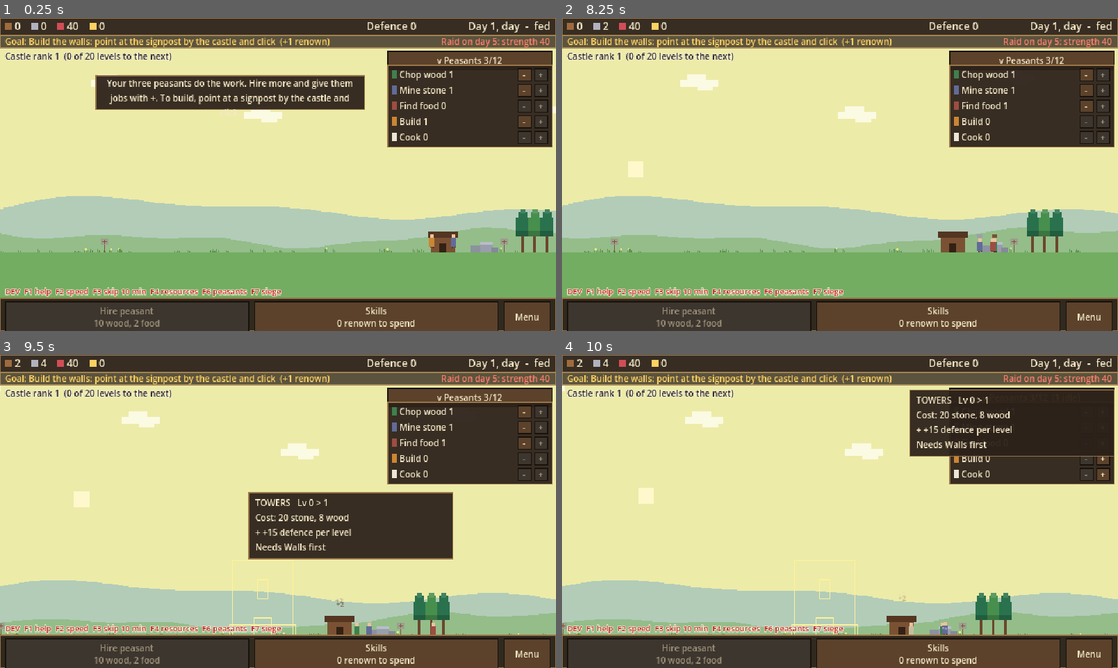
Above: before the commit, frames 1-4 (two rows, left to right).
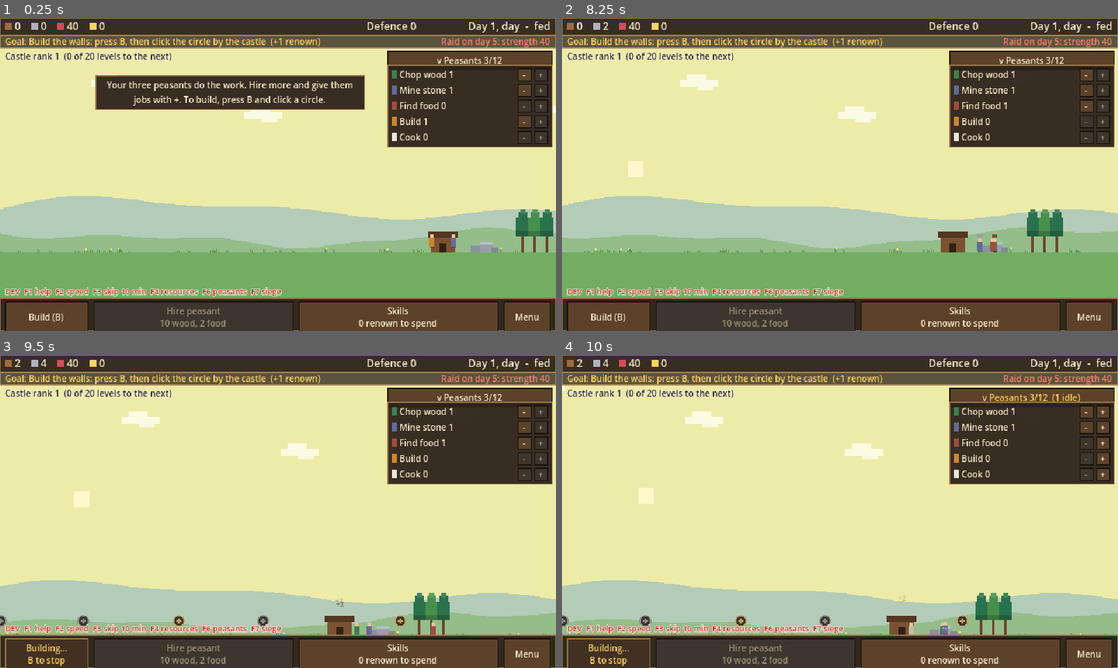
Above: after the commit, the same moments.

Repository: henrikmoepe-del/basebygger
Game: Godot game, scene res://scenes/main.tscn
Same seed, same stepped clock (60 frames per second), same inputs: the game is played once before the commit and once after it.
Inputs (mouse positions are in pixels of both pictures, inside the frame that each line leads up to):
- Up to frame 1 (0.25 s): no input
- Up to frame 2 (8.25 s): click (606, 318) at 0.5 s, where only the run after the commit has a clickable "Build (B)"; click (606, 318) at 1.25 s, where only the run after the commit has a clickable "Building... B to stop"; click "v Peasants 3/12" at 2 s; click "> Peasants 3/12" at 2.75 s; click "-" at 3.5 s; click "+" at 4.25 s; click "-" at 5 s; click "+" at 5.75 s; click "-" at 6.5 s; click "+" at 7.25 s; tap B at 8, 8.1 s; move the mouse to (962, 158) at 8.02 s; hold Right (ui_right) from 8.03 s (still down); click (962, 158) at 8.17 s
- Up to frame 3 (9.5 s): release Right (ui_right) at 8.75 s; tap B at 8.75 s; drag from (166, 527) to (250, 574) at 8.77 s
- Up to frame 4 (10 s): click "-" at 9.5 s

The runs differ from the first frame. In frame 1, 4.7% of the frame differs, in the area x 1-92%, y 6-100%; in frame 2, 3.4%; in frame 3, 11%, in the area x 0-82%, y 6-100%; in frame 4, 6.5%.

Commit message:
Add build mode: B shows circles, pointing at one shows a round preview
Co-Authored-By: Claude Opus 5.5 <noreply@anthropic.com>

Diff:
--- a/scenes/main.tscn
+++ b/scenes/main.tscn
@@ -259,7 +259,7 @@
 unique_name_in_owner = true
 offset_left = 0.0
 offset_top = 0.0
-offset_right = 236.0
+offset_right = 300.0
 offset_bottom = 90.0
 visible = false
 mouse_filter = 2
@@ -267,9 +267,9 @@
 [node name="BuildCardLabel" type="Label" parent="HUD/BuildCard"]
 unique_name_in_owner = true
 layout_mode = 0
-offset_left = 8.0
+offset_left = 84.0
 offset_top = 5.0
-offset_right = 228.0
+offset_right = 292.0
 offset_bottom = 85.0
 mouse_filter = 2
 theme_override_font_sizes/font_size = 10
@@ -289,6 +289,16 @@
 offset_right = 634.0
 offset_bottom = 34.0
 theme_override_constants/separation = 6
+
+[node name="BuildButton" type="Button" parent="HUD/BottomBar/Actions"]
+unique_name_in_owner = true
+custom_minimum_size = Vector2(96, 0)
+layout_mode = 2
+tooltip_text = "Build mode (B): circles show what can be built. Point at one to see it, click to order it."
+focus_mode = 0
+toggle_mode = true
+theme_override_font_sizes/font_size = 10
+text = "Build (B)"
 
 [node name="HireButton" type="Button" parent="HUD/BottomBar/Actions"]
 unique_name_in_owner = true
--- a/scripts/build_hover.gd
+++ b/scripts/build_hover.gd
@@ -1,27 +1,39 @@
 extends Node2D
-## Lets the player build by pointing at the world. Hovering over a castle
-## part or village building (or the spot where one can go) outlines it and
-## tells the HUD, which shows a card with its cost, benefit and drawback.
-## A click orders it. Spots with nothing built yet show a small "+" sign.
+## Build mode. Pressing B (or the Build button) turns it on and off. While it
+## is on, a small circle marks every castle part and village building that
+## can be built or raised. Pointing at a circle tells the HUD, which shows a
+## round preview of the part with its cost, benefit and drawback; a click
+## orders it. Outside build mode nothing in the world can be ordered.
 ##
-## This node sits at the castle's ground-centre point, so the shapes in
+## This node sits at the castle's ground-centre point, so the positions in
 ## CastleData line up with it.
 
 signal hovered_changed(part: String)
+signal mode_changed
 
 const CastleData = preload("res://scripts/castle_data.gd")
-const OUTLINE := Color(1.0, 0.95, 0.60)
-const SIGN := Color(0.96, 0.95, 0.85)
-const SIGN_POST := Color(0.48, 0.32, 0.20)
+const CAN_BUILD := Color(1.0, 0.85, 0.40)
+const CANT_AFFORD := Color(0.75, 0.62, 0.40)
+const BLOCKED := Color(0.55, 0.55, 0.55)
+const SPOT_FILL := Color(0.16, 0.11, 0.08, 0.85)
 ## Moving the mouse further than this between press and release is a drag
 ## (which pans the camera), not a click.
 const CLICK_SLOP := 4.0
-## Outlines and signposts are drawn over the castle and the peasants on it.
+## Circles are drawn over the castle and the peasants on it.
 const OVERLAY_Z := 4
+## The size of a circle on screen, whatever the zoom, and how much it grows
+## when pointed at.
+const SPOT_RADIUS := 6.0
+const HOVER_GROW := 1.5
+## How high above the ground the circles float.
+const SPOT_HEIGHT := 18.0
 
-## The part under the mouse, or "".
+## True while build mode is on.
+var active := false
+## The part whose circle is under the mouse, or "".
 var hovered := ""
 var _press_position := Vector2.ZERO
+var _zoom := 1.0
 
 
 func _ready() -> void:
@@ -30,7 +42,33 @@
 	GameState.resources_changed.connect(queue_redraw)
 
 
+func set_active(on: bool) -> void:
+	active = on
+	_set_hovered("")
+	mode_changed.emit()
+	queue_redraw()
+
+
+func _process(_delta: float) -> void:
+	# The circles keep their size on screen, so they are redrawn when the zoom changes.
+	var camera := get_viewport().get_camera_2d()
+	if active and camera != null and camera.zoom.x != _zoom:
+		_zoom = camera.zoom.x
+		queue_redraw()
+
+
+func _unhandled_key_input(event: InputEvent) -> void:
+	if not event.pressed or event.echo:
+		return
+	if event.keycode == KEY_B:
+		set_active(not active)
+	elif event.keycode == KEY_ESCAPE and active:
+		set_active(false)
+
+
 func _unhandled_input(event: InputEvent) -> void:
+	if not active:
+		return
 	if event is InputEventMouseMotion:
 		_set_hovered(_part_at(make_input_local(event).position))
 	elif event is InputEventMouseButton and event.button_index == MOUSE_BUTTON_LEFT:
@@ -41,40 +79,44 @@
 
 
 func _draw() -> void:
+	if not active:
+		return
 	for part: String in CastleData.PARTS:
-		# A signpost marks every empty spot that could be built on right now.
-		if GameState.part_levels[part] == 0 and GameState.part_block_reason(part) == "":
-			# The sign stands where the builders would work.
-			var foot := Vector2(CastleData.PARTS[part].site_x, 0)
-			draw_rect(Rect2(foot.x, -12, 1, 12), SIGN_POST)
-			draw_rect(Rect2(foot.x - 4, -16, 9, 7), SIGN if GameState.can_afford(GameState.part_cost(part)) else SIGN.darkened(0.35))
-			draw_rect(Rect2(foot.x - 2, -13, 5, 1), SIGN_POST)
-			draw_rect(Rect2(foot.x, -15, 1, 5), SIGN_POST)
-	if hovered != "":
-		for area in zones(hovered):
-			# Outline the main bodies only, not every window and battlement.
-			if CastleData.is_body(area):
-				draw_rect(area, OUTLINE, false, 1.0)
+		if not _has_spot(part):
+			continue
+		var radius := SPOT_RADIUS / _zoom * (HOVER_GROW if part == hovered else 1.0)
+		var color := BLOCKED
+		if GameState.part_block_reason(part) == "":
+			color = CAN_BUILD if GameState.can_afford(GameState.part_cost(part)) else CANT_AFFORD
+		var centre := spot(part)
+		draw_circle(centre, radius, SPOT_FILL)
+		draw_arc(centre, radius, 0.0, TAU, 24, color, 1.5 / _zoom)
+		# A plus sign in the middle.
+		var arm := radius * 0.5
+		draw_line(centre - Vector2(arm, 0), centre + Vector2(arm, 0), color, 1.5 / _zoom)
+		draw_line(centre - Vector2(0, arm), centre + Vector2(0, arm), color, 1.5 / _zoom)
 
 
-## The areas a part takes up, including the room its next level needs.
-## (A part can be in several pieces: the two towers, the row of houses.)
-func zones(part: String) -> Array[Rect2]:
-	var level: int = GameState.part_levels[part]
-	var areas: Array[Rect2] = []
-	for shape: Array in CastleData.shapes(part, level + 1):
-		areas.append(shape[0].grow(3))
-	return areas
+## Where a part's circle floats.
+func spot(part: String) -> Vector2:
+	return Vector2(CastleData.PARTS[part].site_x, -SPOT_HEIGHT)
 
 
-## The part at a point, checking the ones drawn in front first.
+## Parts that can never be raised again have no circle.
+func _has_spot(part: String) -> bool:
+	return GameState.part_block_reason(part) != "Fully built"
+
+
+## The part whose circle is at a point, or "".
 func _part_at(point: Vector2) -> String:
-	for i in range(CastleData.DRAW_ORDER.size() - 1, -1, -1):
-		var part: String = CastleData.DRAW_ORDER[i]
-		for area in zones(part):
-			if area.has_point(point):
-				return part
-	return ""
+	var reach := SPOT_RADIUS * HOVER_GROW / _zoom
+	var found := ""
+	for part: String in CastleData.PARTS:
+		var distance := spot(part).distance_to(point)
+		if _has_spot(part) and distance <= reach:
+			reach = distance
+			found = part
+	return found
 
 
 func _set_hovered(part: String) -> void:
--- a/scripts/castle_data.gd
+++ b/scripts/castle_data.gd
@@ -17,7 +17,7 @@
 ##
 ## "cost" and "work" are for level 1; each further level multiplies them by
 ## COST_GROWTH and WORK_GROWTH. "work" is seconds of hammering for one builder.
-## "site_x" is where the signpost for an unbuilt part stands, and where builders
+## "site_x" is where the part's circle floats in build mode, and where builders
 ## work on parts that need no scaffolding. "scaffold" lists the left and right
 ## edge of each section that gets scaffolding while it is built: builders
 ## climb it and work from the top. "hoist_x" is where the rope hangs that
@@ -64,7 +64,7 @@
 	"walls": {
 		"benefit": "+10 defence per level", "drawback": "",
 		"name": "Walls", "defence": 10, "renown": 1, "cost": {"stone": 12, "wood": 4}, "work": 8.0,
-		"site_x": 0.0, "scaffold": [[-270.0, 270.0]], "hoist_x": 215.0,
+		"site_x": 205.0, "scaffold": [[-270.0, 270.0]], "hoist_x": 215.0,
 	},
 	"towers": {
 		"benefit": "+15 defence per level", "drawback": "",
--- a/scripts/hud.gd
+++ b/scripts/hud.gd
@@ -15,6 +15,11 @@
 const TOAST_TIME := 7.0
 ## How long the reset button waits for the confirming second press.
 const RESET_CONFIRM_TIME := 3.0
+## The round picture of a part on the build card.
+const PREVIEW_RADIUS := 34.0
+const PREVIEW_INSIDE := 44.0
+const PREVIEW_SKY := Color(0.62, 0.78, 0.86)
+const PREVIEW_GROUND := Color(0.45, 0.68, 0.38)
 
 @onready var resource_bar: HBoxContainer = %ResourceBar
 @onready var defence_label: Label = %DefenceLabel
@@ -31,6 +36,7 @@
 @onready var build_hover: Node2D = %BuildHover
 @onready var build_card: Panel = %BuildCard
 @onready var build_card_label: Label = %BuildCardLabel
+@onready var build_button: Button = %BuildButton
 @onready var hire_button: Button = %HireButton
 @onready var cow_button: Button = %CowButton
 @onready var defend_button: Button = %DefendButton
@@ -48,6 +54,7 @@
 var _toast_tween: Tween
 var _reset_armed := false
 var _crown_armed := false
+var _preview := Control.new()
 
 
 func _ready() -> void:
@@ -62,6 +69,15 @@
 		GameState.daytime_changed, GameState.raid_started,
 	]:
 		changed.connect(_refresh)
+	_preview.position = Vector2(8, 8)
+	_preview.size = Vector2(PREVIEW_RADIUS, PREVIEW_RADIUS) * 2.0
+	_preview.mouse_filter = Control.MOUSE_FILTER_IGNORE
+	_preview.draw.connect(_draw_preview)
+	build_card.add_child(_preview)
+	build_button.toggled.connect(build_hover.set_active)
+	build_hover.mode_changed.connect(func() -> void:
+		build_button.set_pressed_no_signal(build_hover.active)
+		build_button.text = "Building...\nB to stop" if build_hover.active else "Build (B)")
 	hire_button.pressed.connect(GameState.hire_peasant)
 	cow_button.pressed.connect(GameState.buy_cow)
 	defend_button.pressed.connect(GameState.start_siege)
@@ -86,7 +102,7 @@
 	_refresh()
 	_show_offline_report()
 	if GameState.day == 1 and GameState.total_levels() == 0:
-		_show_toast("Your three peasants do the work. Hire more and give them jobs with +. To build, point at a signpost by the castle and click.")
+		_show_toast("Your three peasants do the work. Hire more and give them jobs with +. To build, press B and click a circle.")
 
 
 # --- Building the interface ---
@@ -330,12 +346,43 @@
 	else:
 		lines.append("Click to build")
 	build_card_label.text = "\n".join(lines)
+	_preview.queue_redraw()
 	# Keep the card beside the mouse, and on screen.
 	var mouse := build_card.get_viewport().get_mouse_position()
-	build_card.size.y = build_card_label.get_minimum_size().y + 12
+	build_card.size.y = maxf(build_card_label.get_minimum_size().y + 12, PREVIEW_RADIUS * 2.0 + 16)
 	build_card.position = Vector2(
-		clampf(mouse.x + 14, 4, 640 - build_card.size.x - 4),
+		clampf(mouse.x + 18, 4, 640 - build_card.size.x - 4),
 		clampf(mouse.y - build_card.size.y - 8, 40, 316 - build_card.size.y))
+
+
+## The round picture on the build card: the part as it will look at its next
+## level, shrunk to fit. Very wide parts show only a piece of themselves.
+func _draw_preview() -> void:
+	var id: String = build_hover.hovered
+	if id == "":
+		return
+	var centre := Vector2(PREVIEW_RADIUS, PREVIEW_RADIUS)
+	_preview.draw_circle(centre, PREVIEW_RADIUS, PREVIEW_SKY)
+	var shapes := CastleData.shapes(id, GameState.part_levels[id] + 1)
+	# Look at the first main body, so parts in several pieces show one of them.
+	var focus: Rect2 = shapes[0][0]
+	for shape: Array in shapes:
+		if CastleData.is_body(shape[0]):
+			focus = shape[0]
+			break
+	var tall := maxf(-CastleData.top_y(id, GameState.part_levels[id] + 1), 8.0)
+	var fit := minf(PREVIEW_INSIDE / maxf(tall, minf(focus.size.x, tall * 1.2)), 2.0)
+	var window := Rect2(centre - Vector2(PREVIEW_INSIDE, PREVIEW_INSIDE) / 2.0, Vector2(PREVIEW_INSIDE, PREVIEW_INSIDE))
+	var ground := window.end.y
+	_preview.draw_rect(Rect2(window.position.x, ground, window.size.x, 3), PREVIEW_GROUND)
+	for shape: Array in shapes:
+		var area: Rect2 = shape[0]
+		var drawn := Rect2(
+			centre.x + (area.position.x - focus.get_center().x) * fit, ground + area.position.y * fit,
+			maxf(area.size.x * fit, 1.0), maxf(area.size.y * fit, 1.0)).intersection(window)
+		if drawn.has_area():
+			_preview.draw_rect(drawn, shape[1])
+	_preview.draw_arc(centre, PREVIEW_RADIUS, 0.0, TAU, 40, UiTheme.GOLD, 2.0)
 
 
 ## Shows "title + cost" and greys the button out when it can't be afforded.
--- a/scripts/quest_data.gd
+++ b/scripts/quest_data.gd
@@ -14,7 +14,7 @@
 ##   "cows"      at least "amount" cows
 
 const QUESTS := [
-	{"text": "Build the walls: point at the signpost by the castle and click", "kind": "part", "id": "walls", "amount": 1, "renown": 1},
+	{"text": "Build the walls: press B, then click the circle by the castle", "kind": "part", "id": "walls", "amount": 1, "renown": 1},
 	{"text": "Hire a fourth peasant and set them to find food", "kind": "job", "id": "hunter", "amount": 1, "renown": 1},
 	{"text": "Buy your first skill (the Skills button)", "kind": "skills", "amount": 1, "renown": 1},
 	{"text": "Raise the towers and a gate", "kind": "parts", "ids": ["towers", "gate"], "amount": 1, "renown": 2},
